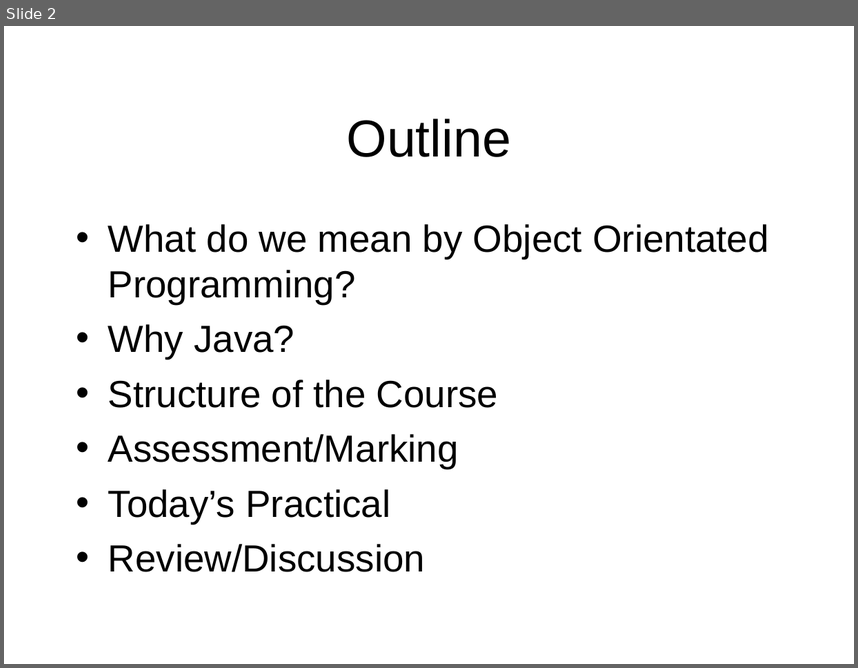
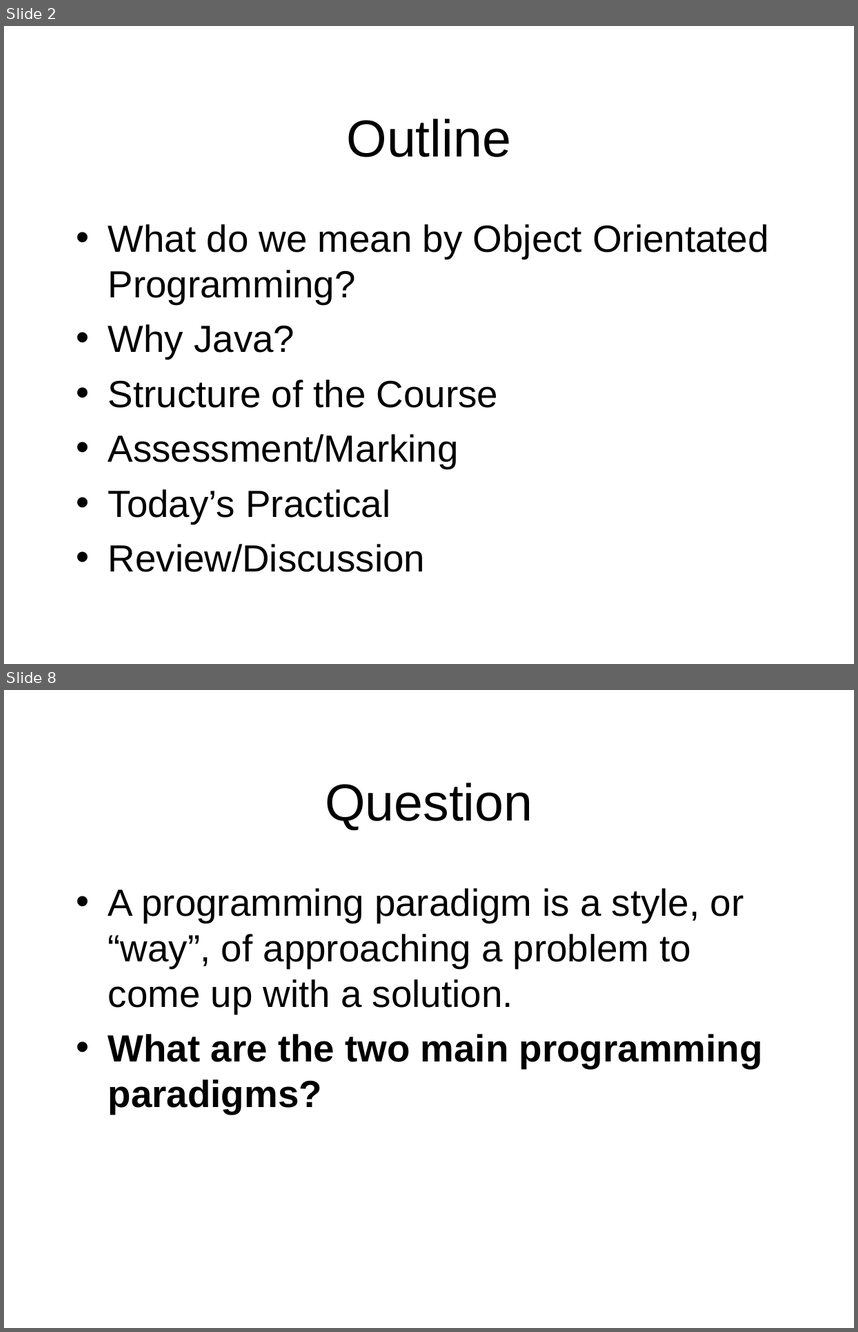
Before and after one commit to octaviordz/zjnu2017.github.io, a slide deck: OOP/lectures/010--Introduction.ppt. Shown one above the other, each under a label of ours: slide 2 before the commit, slides 2 and 8 after it; the slides between them are not shown. The pictures are 858x668 and 858x1332 pixels, drawn with LibreOffice and Linux fonts; fonts in the diff are those of the drawing. Boxes give left, top, right and bottom in pixels: in the first picture for what was removed or moved away, otherwise in the second. Text is boxed around its words. In the diff, an @@ line names an element or a change of style, - is before the commit and + after.

```diff
--- a/OOP/lectures/010--Introduction.ppt
+++ b/OOP/lectures/010--Introduction.ppt
@@ slide 8 added at [4, 690, 854, 1328], background #FFFFFF @@
@@ title added at [325, 782, 533, 830], 44 pt, text #000000 @@
+Question
@@ text added at [108, 888, 763, 1114], 32 pt, text #000000 @@
+• A programming paradigm is a style, or “way”, of approaching a problem to come up with a solution.
+• What are the two main programming paradigms?
```
Also in this commit, not shown: 2 slides changed, 7 other slides added, 1 other file.
